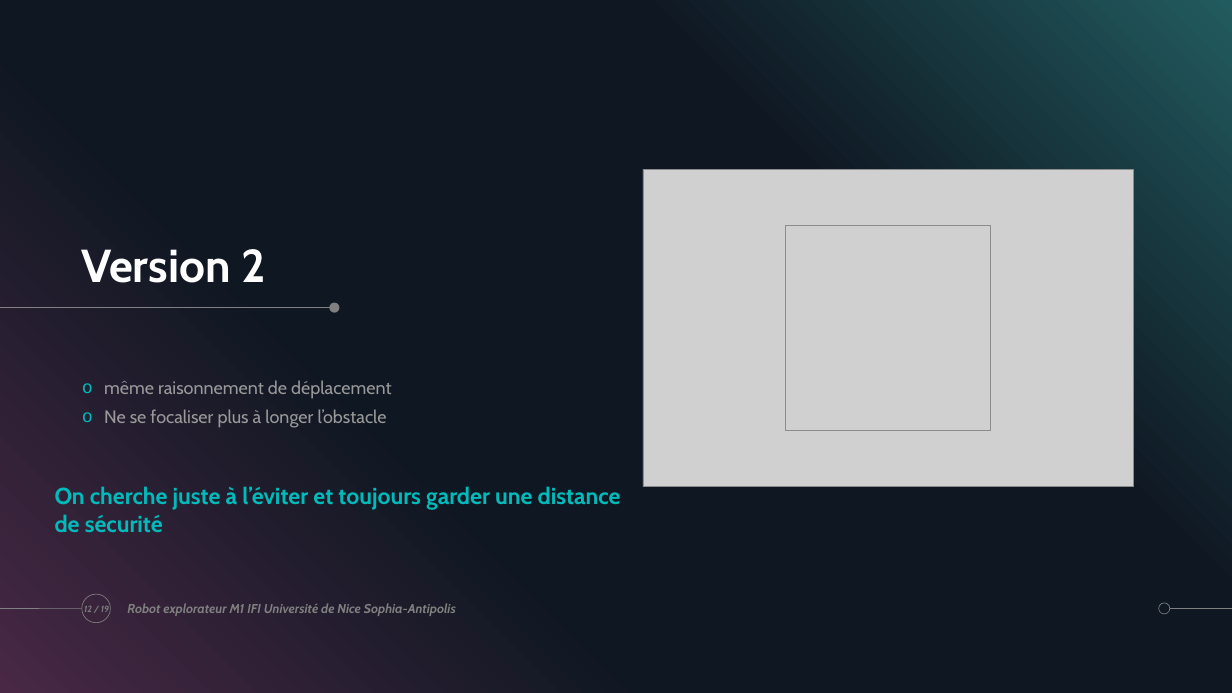
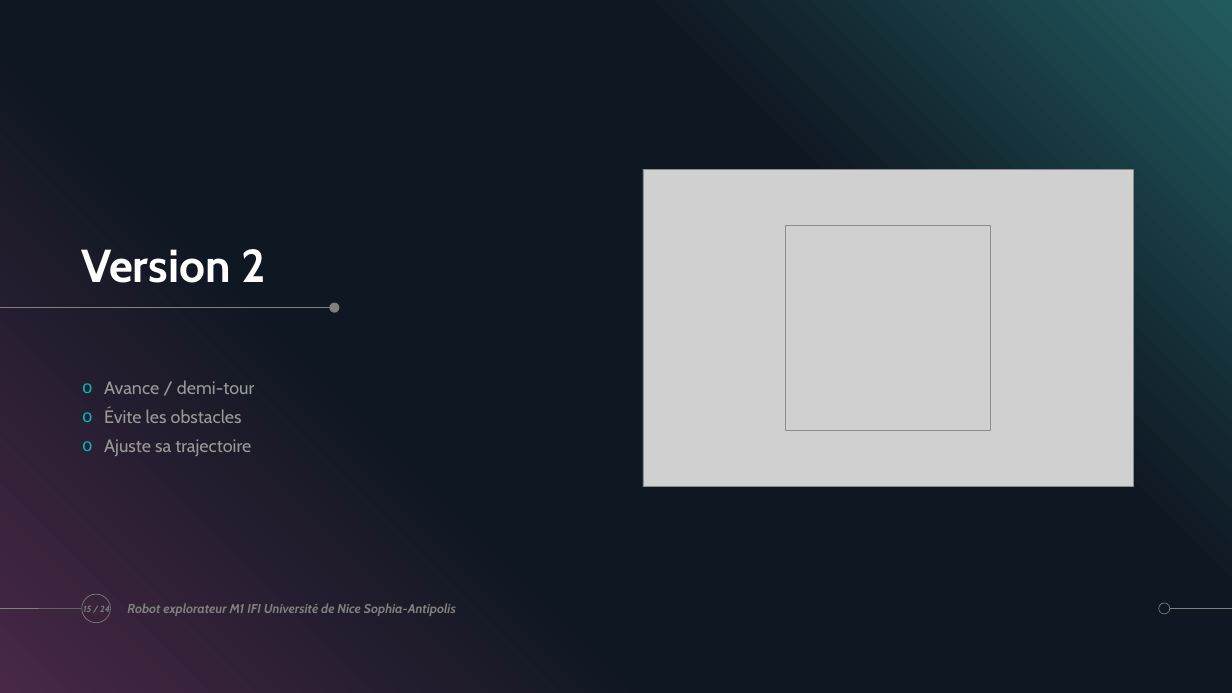
Before and after one commit to ChloeMaccarinelli/TER_M1_S2, a slide deck: slide 15 of doc/Diapo_LOTFI_MACCARINELLI_MARION.pptx (slide 12 before the commit). Drawn at 1232x693 pixels with LibreOffice and Linux fonts; fonts in the diff are those of the drawing; grey boxes stand for pictures; background and template pictures are left out. Boxes give left, top, right and bottom in pixels: in the first picture for what was removed or moved away, otherwise in the second. Text is boxed around its words. In the diff, an @@ line names an element or a change of style, - is before the commit and + after.

```diff
--- a/doc/Diapo_LOTFI_MACCARINELLI_MARION.pptx
+++ b/doc/Diapo_LOTFI_MACCARINELLI_MARION.pptx
@@ text at (104,380,254,456): text changed @@
-o même raisonnement de déplacement
-o Ne se focaliser plus à longer l’obstacle
+o Avance / demi-tour
+o Évite les obstacles
+o Ajuste sa trajectoire
@@ text removed at (55,486,621,532) @@
-On cherche juste à l’éviter et toujours garder une distance de sécurité
@@ page number at (83,606,110,615): text changed @@
-12 / 19
+15 / 24
```
Also in this commit, not shown: 5 other slides changed, 5 slides added, 1 other file.
